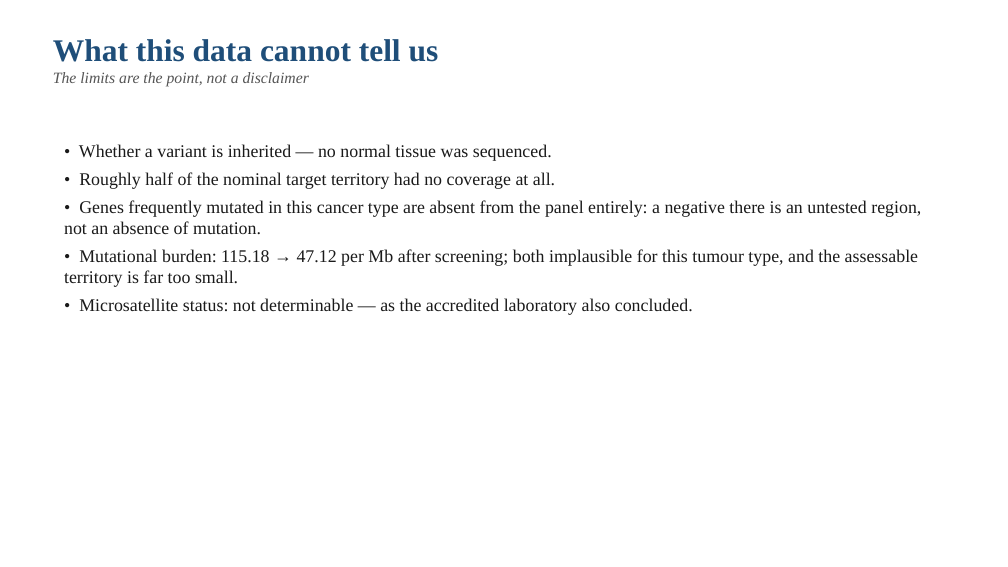
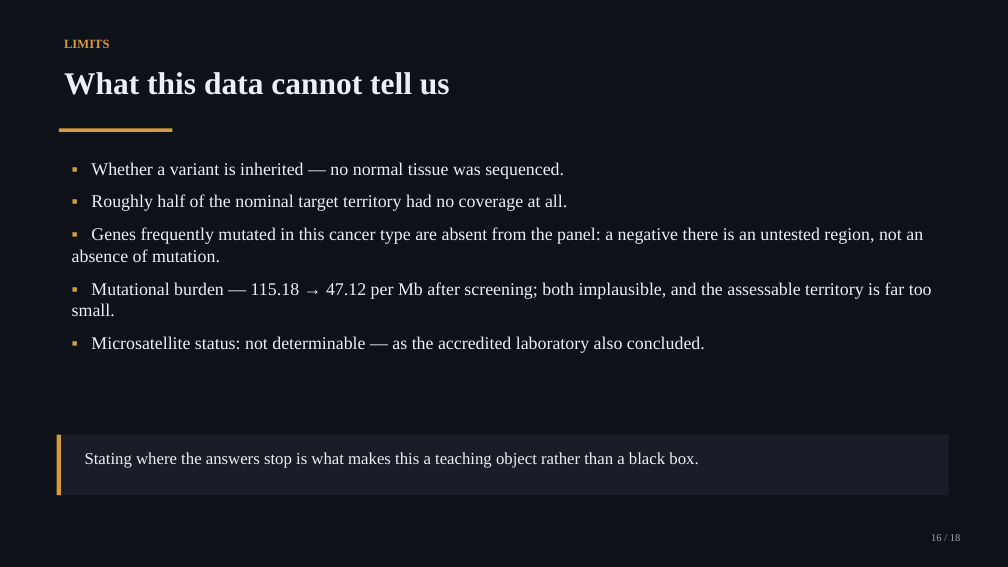
Before and after one commit to sarisiknil/tumor-profiler, a slide deck: slide 16 of report/BIO395_Presentation_DRAFT.pptx (slide 11 before the commit). Drawn at 1008x567 pixels with LibreOffice and Linux fonts; fonts in the diff are those of the drawing. Boxes give left, top, right and bottom in pixels: in the first picture for what was removed or moved away, otherwise in the second. Text is boxed around its words. In the diff, an @@ line names an element or a change of style, - is before the commit and + after.

Commit message:
Redesign the presentation: dark design system matching the dashboard, section dividers, stat panels, callouts, and four cropped dashboard screenshots; remove the absolute path from the dashboard header

```diff
--- a/report/BIO395_Presentation_DRAFT.pptx
+++ b/report/BIO395_Presentation_DRAFT.pptx
@@ rectangle added at (x1=0, y1=0, x2=1008, y2=567), fill #0E1117 @@
@@ text "What this data cannot tell ..." moved from (x1=53, y1=39, x2=439, y2=87) to (x1=64, y1=72, x2=450, y2=95) @@
@@ text "What this data cannot tell ..." at (x1=64, y1=72, x2=450, y2=95): text colour #1F4E79 to #ECEFF4 @@
@@ text added at (x1=64, y1=39, x2=109, y2=48), 12 pt, text #D89B3C, bold @@
+LIMITS
@@ text at (x1=53, y1=72, x2=309, y2=87): paragraph removed @@
-The limits are the point, not a disclaimer
@@ rectangle added at (x1=59, y1=129, x2=172, y2=132), fill #D89B3C @@
@@ text at (x1=72, y1=162, x2=932, y2=353): text changed; text colour #1A1A1A to #ECEFF4 @@
-• Whether a variant is inherited — no normal tissue was sequenced.
-• Roughly half of the nominal target territory had no coverage at all.
-• Genes frequently mutated in this cancer type are absent from the panel entirely: a negative there is an untested region, not an absence of mutation.
-• Mutational burden: 115.18 → 47.12 per Mb after screening; both implausible for this tumour type, and the assessable territory is far too small.
-• Microsatellite status: not determinable — as the accredited laboratory also concluded.
+▪ Whether a variant is inherited — no normal tissue was sequenced.
+▪ Roughly half of the nominal target territory had no coverage at all.
+▪ Genes frequently mutated in this cancer type are absent from the panel: a negative there is an untested region, not an absence of mutation.
+▪ Mutational burden — 115.18 → 47.12 per Mb after screening; both implausible, and the assessable territory is far too small.
+▪ Microsatellite status: not determinable — as the accredited laboratory also concluded.
@@ rectangle added at (x1=57, y1=435, x2=949, y2=495), fill #181D27 @@
@@ rectangle added at (x1=57, y1=435, x2=61, y2=495), fill #D89B3C @@
@@ text added at (x1=85, y1=452, x2=698, y2=468), 16 pt, text #ECEFF4 @@
+Stating where the answers stop is what makes this a teaching object rather than a black box.
@@ text added at (x1=931, y1=534, x2=960, y2=541), 10 pt, text #9AA4B2 @@
+16 / 18
```
Also in this commit, not shown: 8 other slides changed, 9 slides added, 4 slides removed, 24 other files.
